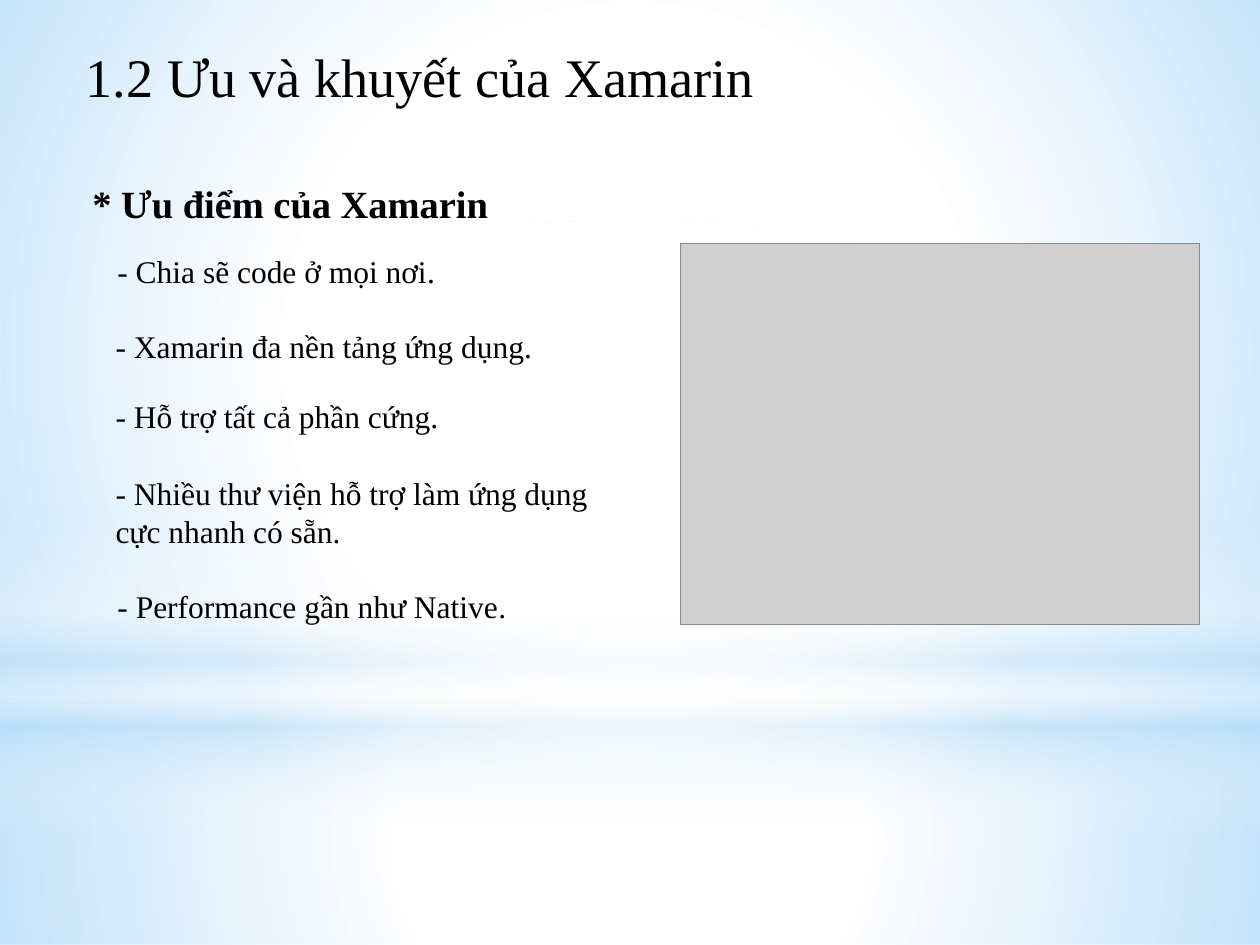
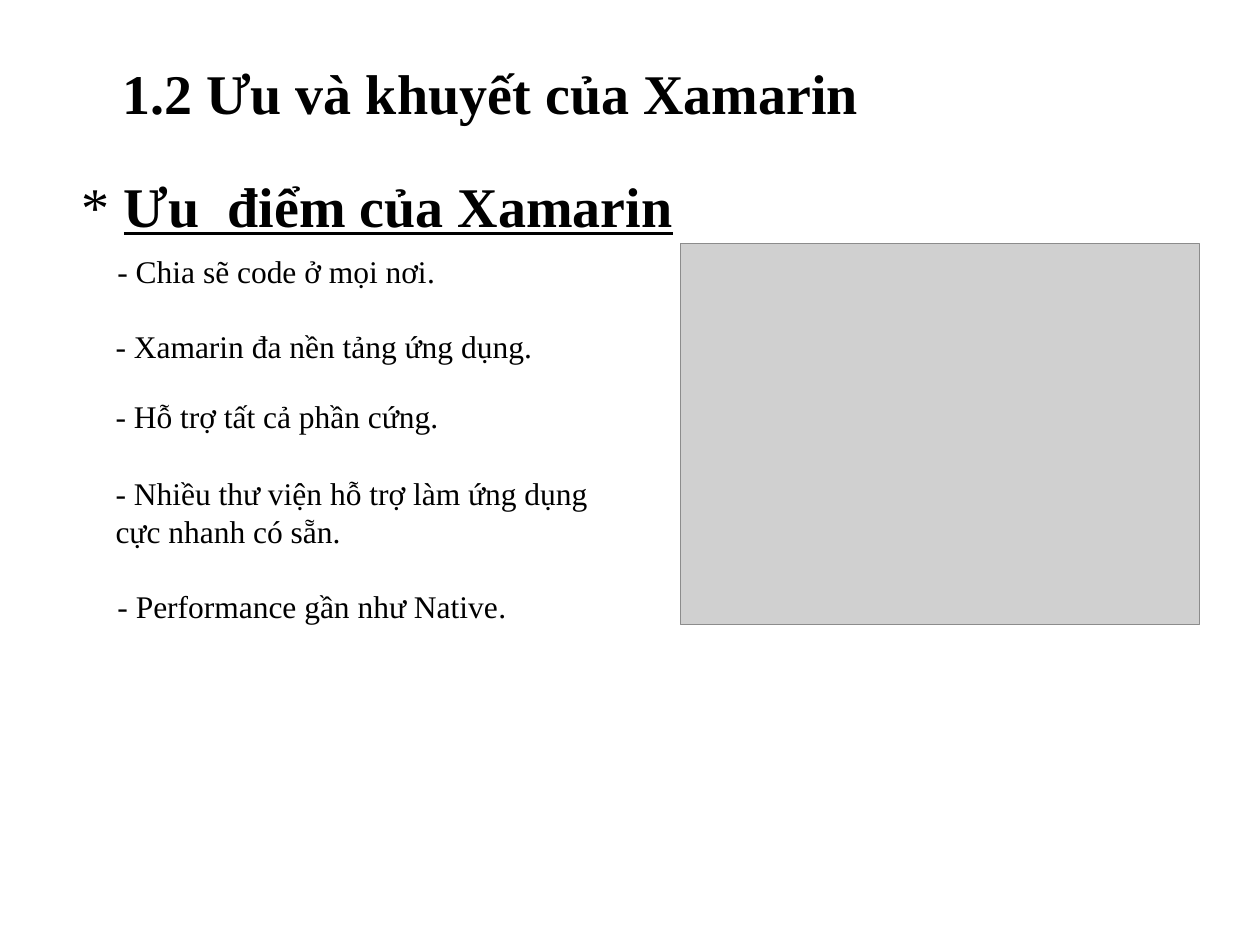
Before and after one commit to Toi223/NhomDT, a slide deck: slide 3 of LẬP TRÌNH MOBILE CROSS-PLATFORM VỚI XAMARIN.pptx. Drawn at 1260x945 pixels with LibreOffice and Linux fonts; fonts in the diff are those of the drawing; grey boxes stand for pictures; background and template pictures are left out. Boxes give left, top, right and bottom in pixels: in the first picture for what was removed or moved away, otherwise in the second. Text is boxed around its words. In the diff, an @@ line names an element or a change of style, - is before the commit and + after.

```diff
--- a/LẬP TRÌNH MOBILE CROSS-PLATFORM VỚI XAMARIN.pptx
+++ b/LẬP TRÌNH MOBILE CROSS-PLATFORM VỚI XAMARIN.pptx
@@ rectangle removed at (x1=0, y1=0, x2=1260, y2=703) @@
@@ text at (x1=122, y1=73, x2=858, y2=125): text changed; size 22 to 32 pt @@
-* Ưu điểm của Xamarin
+1.2 Ưu và khuyết của Xamarin
@@ text at (x1=124, y1=186, x2=673, y2=235): text changed; size 31 to 32 pt; bold on @@
-1.2 Ưu và khuyết của Xamarin
+* Ưu điểm của Xamarin
@@ ellipse removed at (x1=0, y1=220, x2=1260, y2=924) @@
@@ rectangle removed at (x1=0, y1=519, x2=1260, y2=834) @@
@@ rectangle removed at (x1=0, y1=703, x2=1260, y2=945) @@
```
Also in this commit, not shown: 11 other slides changed, 2 slides added, 2 slides removed.
